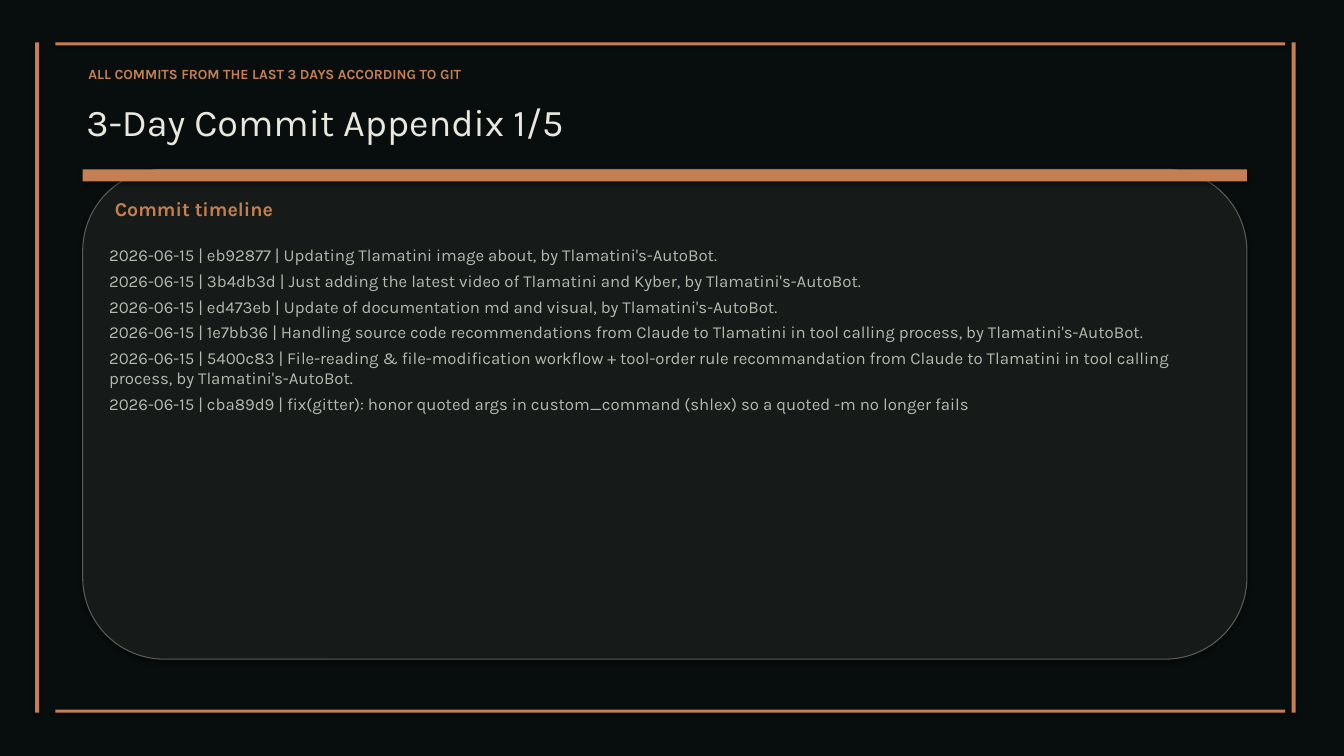
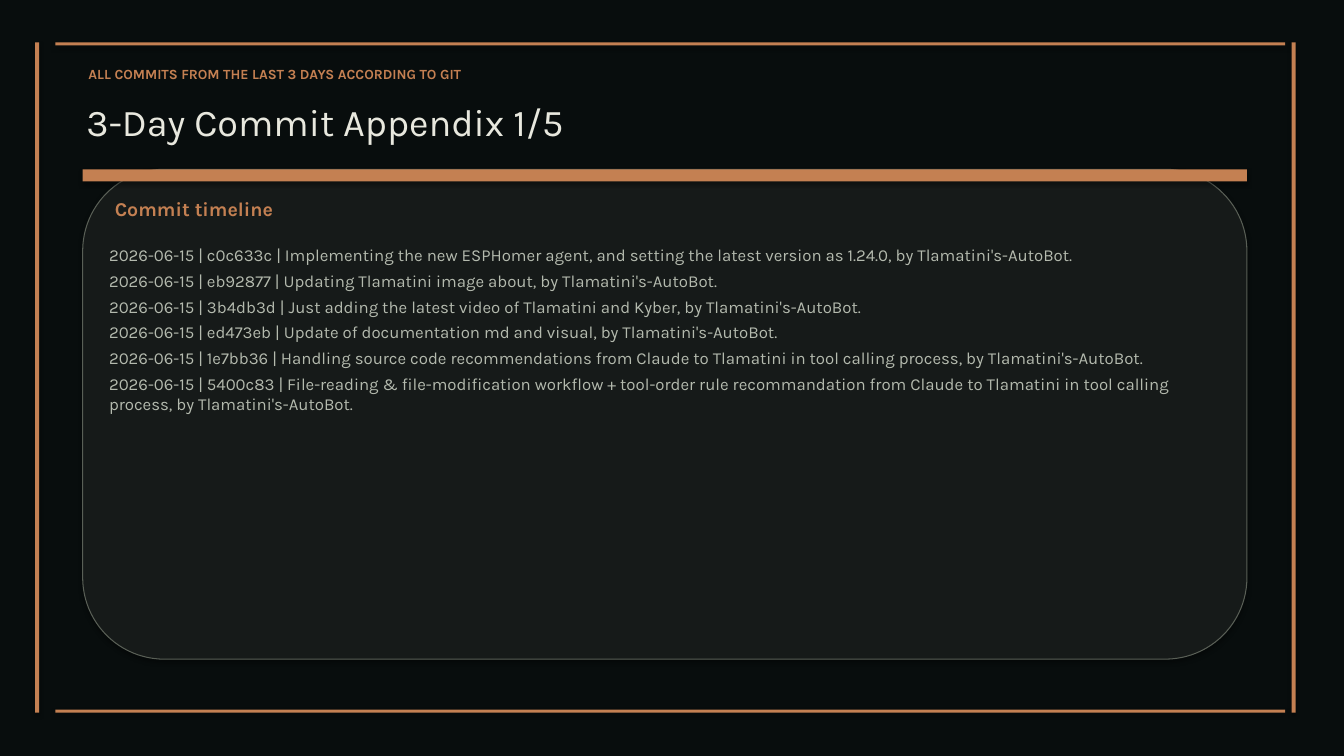
Before and after one commit to XAIHT/Tlamatini, a slide deck: slide 67 of Tlamatini_eXtended_Artificial_Intelligence_Humanly_Tempered.pptx (slide 68 before the commit). Drawn at 1344x756 pixels with LibreOffice and Linux fonts; fonts in the diff are those of the drawing. Boxes give left, top, right and bottom in pixels: in the first picture for what was removed or moved away, otherwise in the second. Text is boxed around its words. In the diff, an @@ line names an element or a change of style, - is before the commit and + after.

Commit message:
Updating visual documentation and self-aware/self-modify document, to version 1.24.0, by Tlamatini's-AutoBot.

```diff
--- a/Tlamatini_eXtended_Artificial_Intelligence_Humanly_Tempered.pptx
+++ b/Tlamatini_eXtended_Artificial_Intelligence_Humanly_Tempered.pptx
@@ text at box(109, 249, 1072, 265): paragraph added @@
+2026-06-15 | c0c633c | Implementing the new ESPHomer agent, and setting the latest version as 1.24.0, by Tlamatini's-AutoBot.
@@ text at box(109, 398, 968, 414): paragraph removed @@
-2026-06-15 | cba89d9 | fix(gitter): honor quoted args in custom_command (shlex) so a quoted -m no longer fails
```
Also in this commit, not shown: 17 other slides changed, 1 slide removed, 3 other files.
